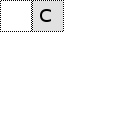
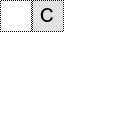
Revision of a layered 128x128 image; what changed, layer by layer:
painted on "C" over [40, 8, 53, 22]
